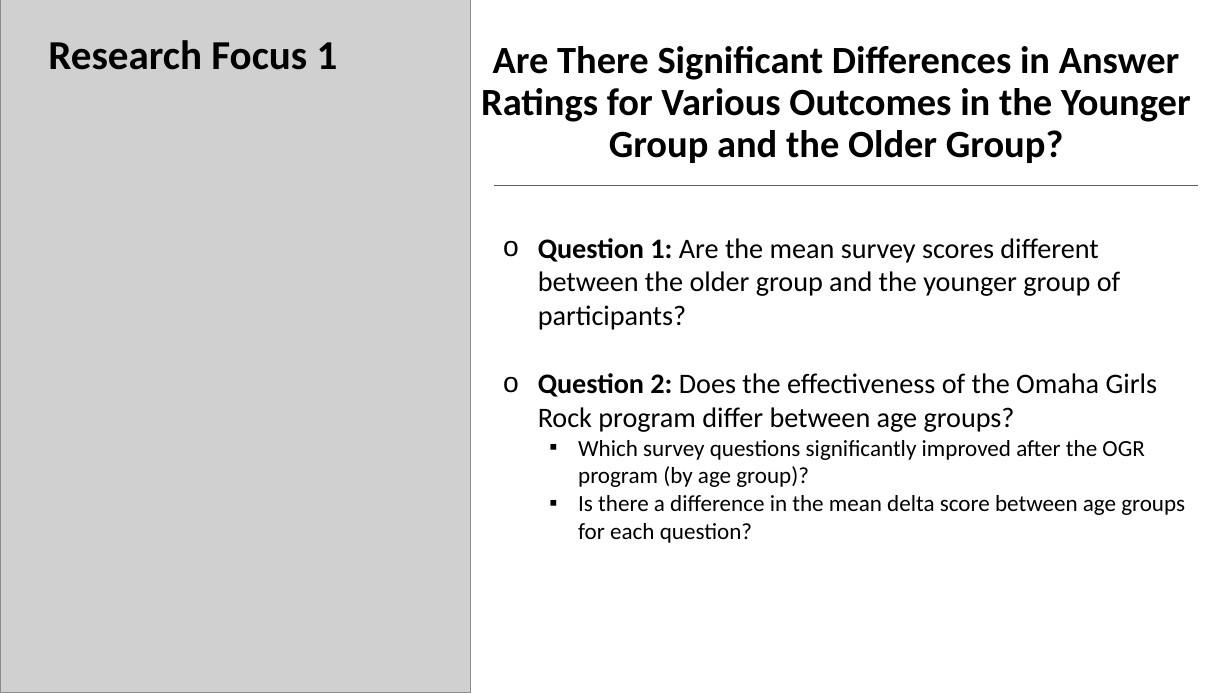
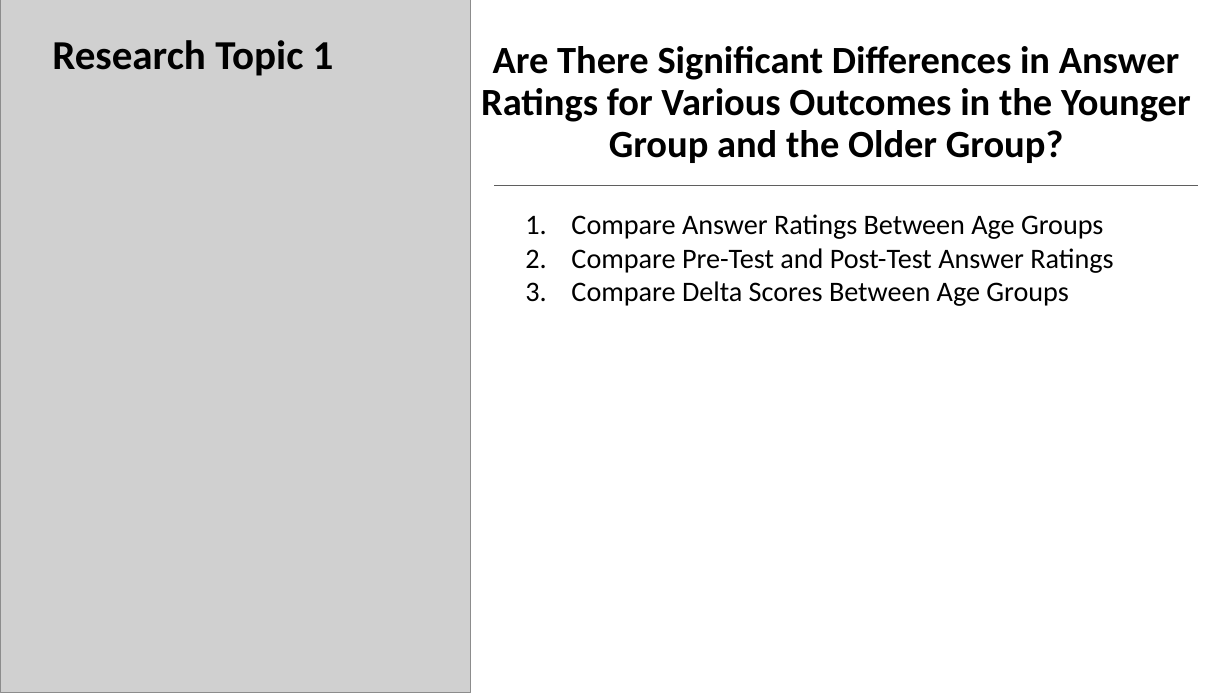
Before and after one commit to josh97ellis/omaha-girls-rock-analysis, a slide deck: slide 10 of deliverables/milestone_2/Final Presentation.pptx (slide 7 before the commit). Drawn at 1232x693 pixels with LibreOffice and Linux fonts; fonts in the diff are those of the drawing; grey boxes stand for pictures. Boxes give left, top, right and bottom in pixels: in the first picture for what was removed or moved away, otherwise in the second. Text is boxed around its words. In the diff, an @@ line names an element or a change of style, - is before the commit and + after.

```diff
--- a/deliverables/milestone_2/Final Presentation.pptx
+++ b/deliverables/milestone_2/Final Presentation.pptx
@@ text at [52, 40, 334, 76]: text changed @@
-Research Focus 1
+Research Topic 1
@@ text at [571, 214, 1113, 306]: text changed @@
-o Question 1: Are the mean survey scores different between the older group and the younger group of participants?
-o Question 2: Does the effectiveness of the Omaha Girls Rock program differ between age groups?
-    ▪ Which survey questions significantly improved after the OGR program (by age group)?
-    ▪ Is there a difference in the mean delta score between age groups for each question?
+1. Compare Answer Ratings Between Age Groups
+2. Compare Pre-Test and Post-Test Answer Ratings
+3. Compare Delta Scores Between Age Groups
```
Also in this commit, not shown: 8 other slides changed, 13 slides added, 6 slides removed, 13 other files.
